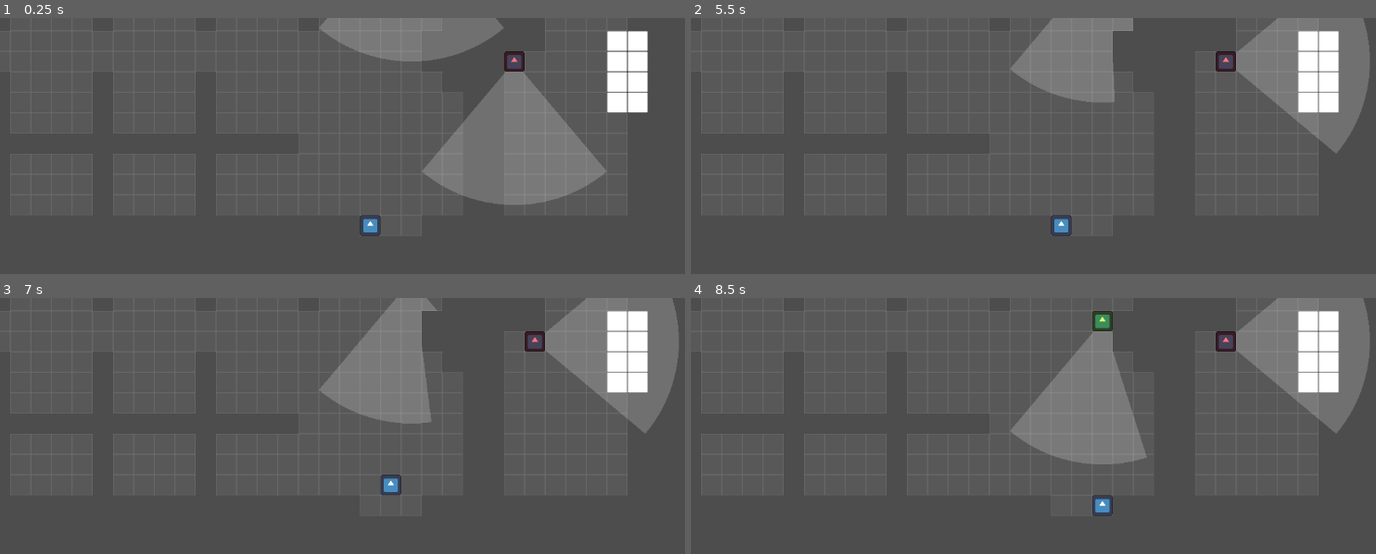
Above: before the commit, frames 1-4 (two rows, left to right).
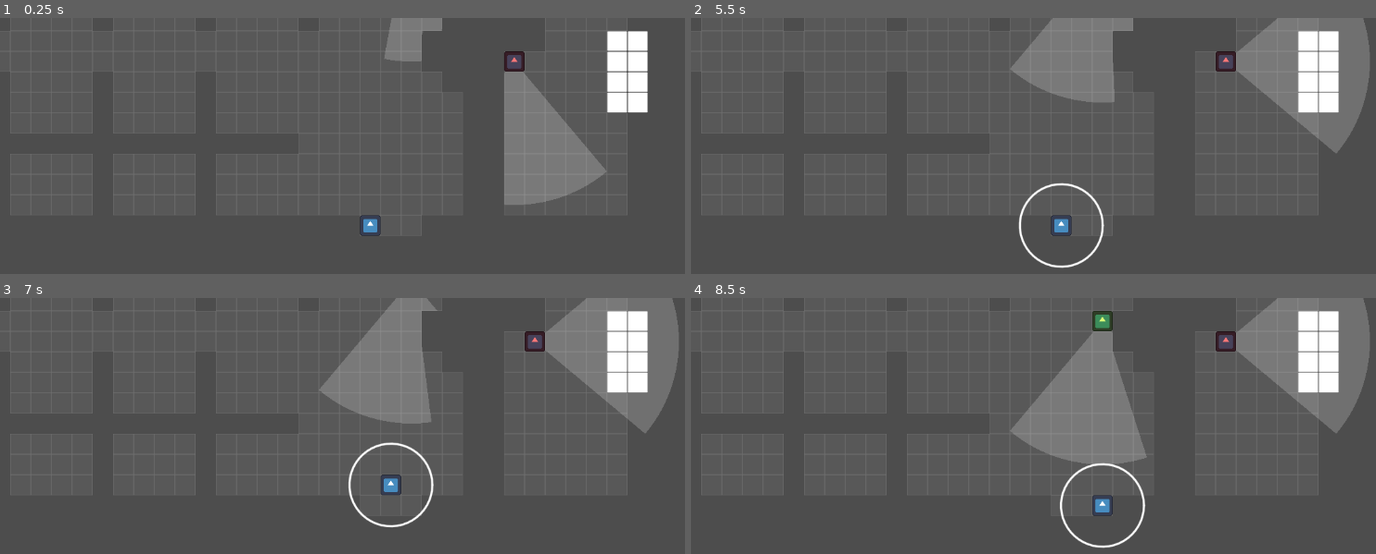
Above: after the commit, the same moments.

Repository: nexcoyocoatl/Projeto_Die_Hard
Game: Godot game, scene res://game.tscn
The game is run twice, just before and just after one commit, with the same random seed, the same clock (stepped at 60 frames per second) and the same inputs. The engine's default icon, where the game draws it, is replaced by a stand-in: a white triangle on a blue panel in a dark square.
Inputs:
- Up to frame 1 (0.25 s): no input
- Up to frame 2 (5.5 s): tap Enter at 0.5 s; hold Right (player_move_right) 0.53-1.28 s; tap R (reset) at 1.25, 2, 2.75, 3.5, 4.15, 4.25 s; hold Down (player_move_down) 1.28-2.03 s; hold Right (player_move_right) 2.03-2.78 s; hold Up (player_move_up) 2.78-3.53 s; hold Left (player_move_left) 3.53-5.03 s; hold Down (player_move_down) from 5.03 s (still down)
- Up to frame 3 (7 s): release Down (player_move_down) at 5.78 s; hold Right (player_move_right) 5.78-6.53 s; hold Up (player_move_up) from 6.53 s (still down)
- Up to frame 4 (8.5 s): release Up (player_move_up) at 7.28 s; hold Right (player_move_right) 7.28-8.03 s; hold Down (player_move_down) from 8.03 s (still down)

The runs differ from the first frame. In frame 1, 5.7% of the frame differs, in the area x 46-74%, y 0-73%; in frame 2, 0.4%; in frame 3, 0.4%; in frame 4, 0.4%.

Commit message:
fix do pause_processing() (desativado apenas nas telas de fim de jogo) (bug no restart desde os últimos commits)

Diff:
--- a/game.gd
+++ b/game.gd
@@ -12,14 +12,15 @@
 var awaiting_done_confirmation = 0
 var action_points : int = 0
 var player_action_queue = []
-var world_moving : bool = false
+@onready var world_moving : bool = false
+@onready var player_dead : bool = false
 
 var current_scene : Level = null
 
 func _ready() -> void:
 	world_moving = false
 	current_scene = $Level
-	pause_processing() # Pausa o jogo no início e a cada ação do jogador, para imitar o Nethack
+	#pause_processing() # Pausa o jogo no início e a cada ação do jogador, para imitar o Nethack
 	var player = get_tree().get_nodes_in_group("Player")[0]
 	if player:
 		player.player_died.connect(_on_player_died)
@@ -29,6 +30,7 @@
 	if event is InputEventKey:
 		if event.pressed:
 			if Input.is_action_pressed("reset"):
+				player_dead = false
 				current_scene.load_checkpoint.call_deferred()
 				return
 
@@ -65,7 +67,9 @@
 		move_cooldown_timer = move_cooldown
 		move_world()
 
-	if (awaiting_done_confirmation <= 0 and world_moving):
+	# TODO: Modificar as telas de game over e you win para receberem pontos ou deixar assim
+	# (quando player morre o jogo não paus)
+	if (awaiting_done_confirmation <= 0 and world_moving and !player_dead):
 		world_moving = false
 		if (GlobalVariables.DEBUG): print("All Characters/Objects moved and confirmed")
 		stop_world()
@@ -77,6 +81,7 @@
 # Pausa todos outros nodos
 func pause_processing():
 	pause_time = true
+	queue_redraw() # Força um último redraw (talvez seja desnecessário)
 	if (GlobalVariables.DEBUG): print("Time Paused")
 	OS.low_processor_usage_mode = true
 	get_tree().paused = true
@@ -94,8 +99,7 @@
 
 # Função para parar todos movimentos (é chamada quando recebe confirmação de todos filhos que pararam as ações)
 func stop_world():
-	# TODO: VER FORMA DE ESPERAR TUDO PARAR ANTES DE PAUSAR
-	#pause_processing()
+	pause_processing()
 	pass
 
 # Função para chamar todos filhos Movable para executarem um movimento
@@ -113,6 +117,7 @@
 	add_child(current_scene)
 
 func _on_player_died():
+	player_dead = true
 	if(GlobalVariables.DEBUG): print("Received death signal. Game over.")
 	if game_over_scene:
 		get_tree().root.add_child.call_deferred(game_over_scene.instantiate())
